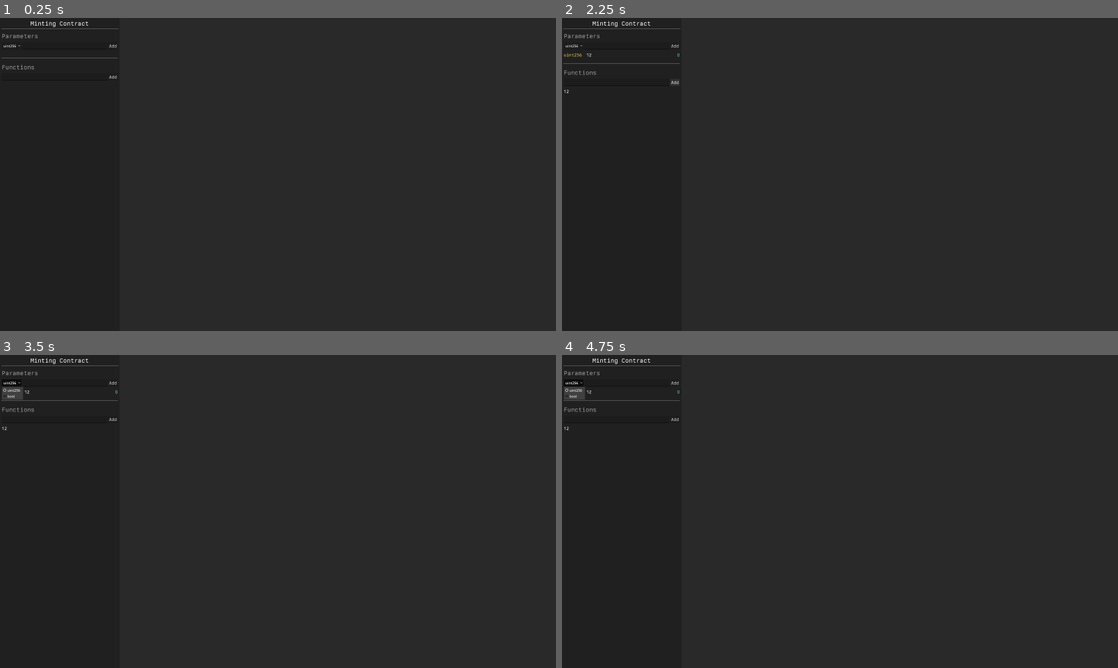
Above: before the commit, frames 1-4 (two rows, left to right).
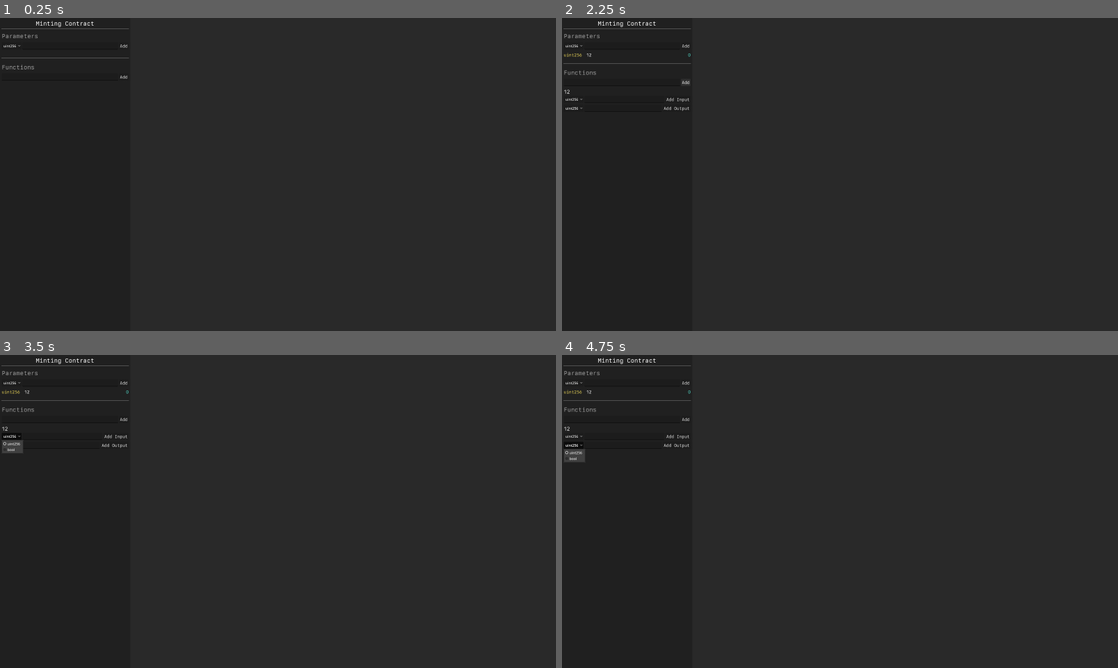
Above: after the commit, the same moments.

Repository: JackShort/vscripting
Game: Godot game, scene res://Main.tscn
Same seed, same stepped clock (60 frames per second), same inputs: the game is played once before the commit and once after it.
Inputs (mouse positions are in pixels of both pictures, inside the frame that each line leads up to):
- Up to frame 1 (0.25 s): no input
- Up to frame 2 (2.25 s): click (628, 46) at 0.52 s; type "12" at 0.6 s; click (617, 77) at 0.75 s; type "12" at 0.83 s; click "Add" at 1.25 s; click "Add" at 2 s
- Up to frame 3 (3.5 s): click "uint256" at 2.75 s
- Up to frame 4 (4.75 s): click (678, 436) at 3.5 s, where only the run after the commit has a clickable "Add Input"; click "uint256" at 4.25 s

The runs differ from the first frame. In frame 1, 0.1% of the frame differs, in the area x 5-24%, y 0-20%; in frame 2, 0.2%; in frame 3, 0.5%; in frame 4, 0.5%, in the area x 0-24%, y 0-35%.

Commit message:
adding inputs and outputs to functions

Diff:
--- /dev/null
+++ b/FunctionDisplay.tscn
@@ -0,0 +1,73 @@
+[gd_scene load_steps=5 format=3 uid="uid://bd68otyv1tgcp"]
+
+[ext_resource type="Script" path="res://FunctionDisplayInputHandler.gd" id="1_b1fmi"]
+[ext_resource type="Theme" uid="uid://bo8kigawanwjo" path="res://text_theme.tres" id="1_prjq8"]
+
+[sub_resource type="StyleBoxEmpty" id="StyleBoxEmpty_6852i"]
+
+[sub_resource type="StyleBoxEmpty" id="StyleBoxEmpty_0x0lu"]
+
+[node name="FunctionDisplay" type="VBoxContainer"]
+anchors_preset = 15
+anchor_right = 1.0
+anchor_bottom = 1.0
+grow_horizontal = 2
+grow_vertical = 2
+script = ExtResource("1_b1fmi")
+
+[node name="NameLabel" type="Label" parent="."]
+layout_mode = 2
+size_flags_horizontal = 3
+theme = ExtResource("1_prjq8")
+theme_type_variation = &"HeaderMedium"
+text = "two"
+
+[node name="InputParameterHandler" type="HBoxContainer" parent="."]
+layout_mode = 2
+
+[node name="InputParamTypeDropdown" type="OptionButton" parent="InputParameterHandler"]
+unique_name_in_owner = true
+layout_mode = 2
+theme_override_styles/focus = SubResource("StyleBoxEmpty_6852i")
+
+[node name="InputParamInput" type="LineEdit" parent="InputParameterHandler"]
+unique_name_in_owner = true
+layout_mode = 2
+size_flags_horizontal = 3
+
+[node name="AddInputParamButton" type="Button" parent="InputParameterHandler"]
+unique_name_in_owner = true
+layout_mode = 2
+theme = ExtResource("1_prjq8")
+theme_override_font_sizes/font_size = 20
+theme_override_styles/focus = SubResource("StyleBoxEmpty_0x0lu")
+text = "Add Input"
+
+[node name="InputParameterContainer" type="VBoxContainer" parent="."]
+unique_name_in_owner = true
+layout_mode = 2
+
+[node name="OutputParameterHandler" type="HBoxContainer" parent="."]
+layout_mode = 2
+
+[node name="OutputParamTypeDropdown" type="OptionButton" parent="OutputParameterHandler"]
+unique_name_in_owner = true
+layout_mode = 2
+theme_override_styles/focus = SubResource("StyleBoxEmpty_6852i")
+
+[node name="OutputParamInput" type="LineEdit" parent="OutputParameterHandler"]
+unique_name_in_owner = true
+layout_mode = 2
+size_flags_horizontal = 3
+
+[node name="AddOutputParamButton" type="Button" parent="OutputParameterHandler"]
+unique_name_in_owner = true
+layout_mode = 2
+theme = ExtResource("1_prjq8")
+theme_override_font_sizes/font_size = 20
+theme_override_styles/focus = SubResource("StyleBoxEmpty_0x0lu")
+text = "Add Output"
+
+[node name="OutputParameterContainer" type="VBoxContainer" parent="."]
+unique_name_in_owner = true
+layout_mode = 2
--- /dev/null
+++ b/FunctionDisplayInputHandler.gd
@@ -0,0 +1,48 @@
+extends VBoxContainer
+
+@onready var param_display_scene = preload("res://ParameterDisplay.tscn")
+
+@onready var input_type_option_button = %InputParamTypeDropdown
+@onready var input_add_param_button = %AddInputParamButton
+@onready var input_param_input = %InputParamInput
+@onready var input_parameter_container = %InputParameterContainer
+
+@onready var output_type_option_button = %OutputParamTypeDropdown
+@onready var output_add_param_button = %AddOutputParamButton
+@onready var output_param_input = %OutputParamInput
+@onready var output_parameter_container = %OutputParameterContainer
+
+func _ready():
+    input_add_param_button.button_down.connect(_on_add_param.bind(false))
+    output_add_param_button.button_down.connect(_on_add_param.bind(true))
+
+    for key in Global.sol_types_to_string:
+        input_type_option_button.add_item(Global.sol_types_to_string[key], key)
+        output_type_option_button.add_item(Global.sol_types_to_string[key], key)
+
+func _on_add_param(output: bool):
+    var param_input = input_param_input if !output else output_param_input
+    var type_option_button = input_type_option_button if !output else output_type_option_button
+    var parameter_container = input_parameter_container if !output else output_parameter_container
+
+    var param_name = param_input.text
+    var param_type = type_option_button.get_item_id(type_option_button.selected)
+
+    if param_name == "":
+        return
+
+    var key = "input" if !output else "output"
+    if not Global.vm_state["functions"].has(key):
+        Global.vm_state["functions"][key] = {}
+
+    var sol_param = SolParameter.new(param_name, param_type)
+    Global.vm_state["functions"][key][param_name]  = sol_param
+    var param_displayer = param_display_scene.instantiate()
+    parameter_container.add_child(param_displayer)
+    param_displayer.get_node("NameLabel").text = sol_param.name
+    param_displayer.get_node("TypeLabel").text = Global.sol_types_to_string[sol_param.type]
+    param_displayer.get_node("Value").text = str(sol_param.value)
+
+    print(Global.vm_state)
+
+    param_input.clear()
--- a/FunctionsInputHandler.gd
+++ b/FunctionsInputHandler.gd
@@ -1,6 +1,6 @@
 extends VBoxContainer
 
-@onready var param_display_scene = preload("res://ParameterDisplay.tscn")
+@onready var param_display_scene = preload("res://FunctionDisplay.tscn")
 @onready var add_function_button = %AddFunctionButton
 @onready var function_input = %FunctionsInput
 @onready var function_container = %FunctionsContainer
@@ -22,7 +22,5 @@
     var param_displayer = param_display_scene.instantiate()
     function_container.add_child(param_displayer)
     param_displayer.get_node("NameLabel").text = sol_function.name
-    param_displayer.get_node("TypeLabel").visible = false
-    param_displayer.get_node("Value").visible = false
 
     function_input.clear()
--- a/Main.tscn
+++ b/Main.tscn
@@ -17,7 +17,7 @@
 [node name="UILayer" type="CanvasLayer" parent="."]
 
 [node name="PanelContainer" type="PanelContainer" parent="UILayer"]
-custom_minimum_size = Vector2(550, 2.08165e-12)
+custom_minimum_size = Vector2(600, 2.08165e-12)
 offset_right = 450.0
 offset_bottom = 2600.0
 
@@ -42,7 +42,7 @@
 [node name="HSeparator" type="HSeparator" parent="UILayer/PanelContainer/MarginContainer/VBoxContainer/Header"]
 layout_mode = 2
 offset_top = 40.0
-offset_right = 536.0
+offset_right = 584.0
 offset_bottom = 44.0
 
 [node name="ParametersSection" type="VBoxContainer" parent="UILayer/PanelContainer/MarginContainer/VBoxContainer"]
--- a/SolFunction.gd
+++ b/SolFunction.gd
@@ -6,3 +6,6 @@
 
 func _init(_name: String):
     name = _name
+
+func _to_string():
+    return "Function: " + name
--- a/SolParameter.gd
+++ b/SolParameter.gd
@@ -15,3 +15,6 @@
             return 0
         Global.SolType.sol_bool:
             return false
+
+func _to_string():
+    return "SolParameter: " + name + " " + str(type) + " " + str(value)
